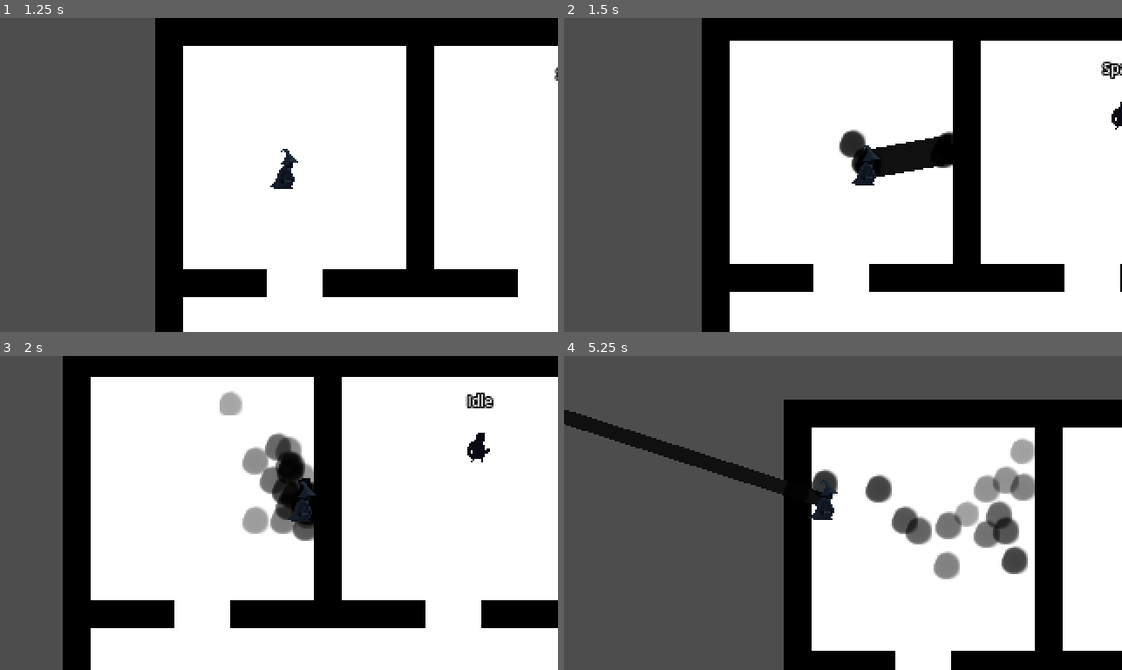
Above: before the commit, frames 1-4 (two rows, left to right).
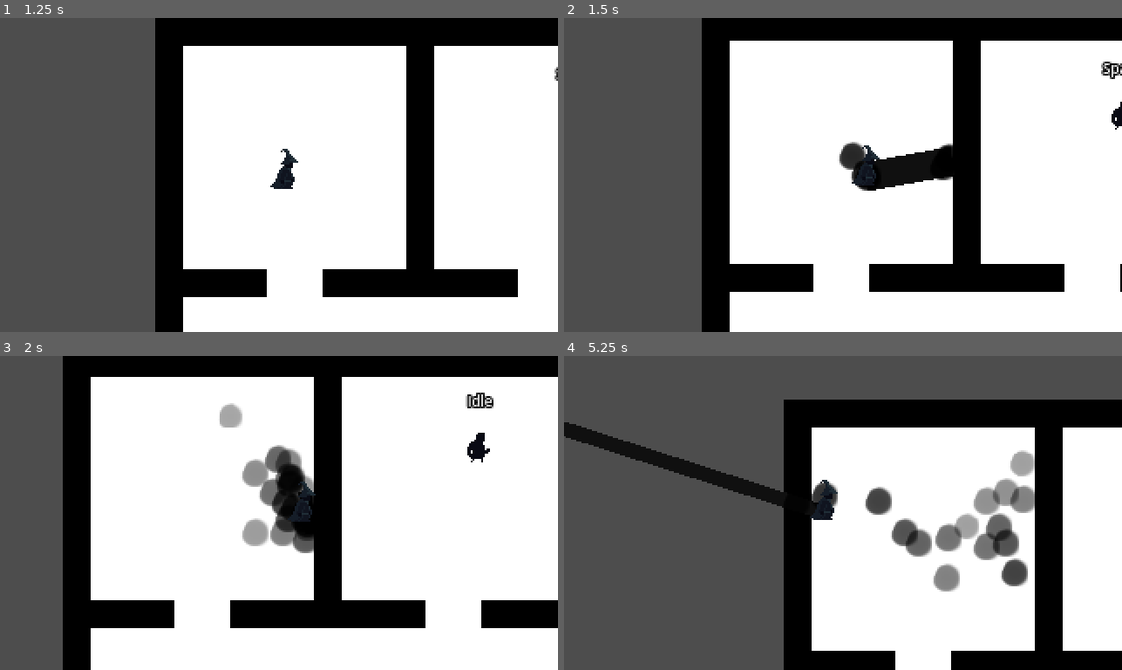
Above: after the commit, the same moments.

Repository: vyxul/Shadow-Eclipse
Game: Godot game, scene res://GameFiles/Scenes/Menu/StartScreen.tscn
The game is run twice, just before and just after one commit, with the same random seed, the same clock (stepped at 60 frames per second) and the same inputs.
Inputs (mouse positions are in pixels of both pictures, inside the frame that each line leads up to):
- Up to frame 1 (1.25 s): click (239, 266) at 0.5 s
- Up to frame 2 (1.5 s): move the mouse to (965, 159) at 1.27 s; hold D (right) from 1.28 s (still down); tap R (r) at 1.35 s
- Up to frame 3 (2 s): keep holding D (right)
- Up to frame 4 (5.25 s): move the mouse to (731, 528) at 2.02 s; release D (right) at 2.03 s; hold S (down) 2.03-2.78 s; click (731, 528) at 2.1 s; tap R (r) at 2.3, 2.85, 3.8, 4.55, 5.1 s; move the mouse to (898, 443) at 2.77 s; hold D (right) 2.78-3.53 s; move the mouse to (815, 575) at 3.52 s; hold W (up) 3.53-4.28 s; right-click (815, 575) at 3.6 s; move the mouse to (1010, 560) at 4.27 s; hold Shift (shift) 4.28-5.03 s; hold A (left) from 4.28 s (still down); move the mouse to (675, 465) at 5.02 s

Frame 1 is identical in both runs. In frame 2, 1.6% of the frame differs, in the area x 49-70%, y 35-55%; in frame 3, 2.9%; in frame 4, 8.3%, in the area x 0-85%, y 17-75%.

Commit message:
Added follow state for recruited enemies

Diff:
--- a/GameFiles/Game Objects/Characters/NPC/bandit.tscn
+++ b/GameFiles/Game Objects/Characters/NPC/bandit.tscn
@@ -12,6 +12,7 @@
 [ext_resource type="Texture2D" uid="uid://dopmhlwnubn3n" path="res://GameFiles/Assets/Art/Enemies/art_sprite_sheet.png" id="10_byu28"]
 [ext_resource type="Script" path="res://GameFiles/Scenes/States/SpawnState.gd" id="10_ob4bv"]
 [ext_resource type="Script" path="res://GameFiles/Scenes/States/EnemyCombat.gd" id="11_13o03"]
+[ext_resource type="Script" path="res://GameFiles/Scenes/States/FollowState.gd" id="12_x8bcf"]
 
 [sub_resource type="Animation" id="Animation_cjgvt"]
 length = 0.001
@@ -94,11 +95,12 @@
 position = Vector2(-1, 2)
 tracked_enemies_range = 110.0
 
-[node name="StateMachine" parent="." node_paths=PackedStringArray("this_entity", "initial_state", "hurtbox_component", "health_component", "search_radius", "state_label") instance=ExtResource("5_ibxij")]
+[node name="StateMachine" parent="." node_paths=PackedStringArray("this_entity", "initial_state", "hurtbox_component", "health_component", "conversion_component", "search_radius", "state_label") instance=ExtResource("5_ibxij")]
 this_entity = NodePath("..")
 initial_state = NodePath("SpawnState")
 hurtbox_component = NodePath("../HurtboxComponent")
 health_component = NodePath("../HealthComponent")
+conversion_component = NodePath("../ConversionComponent")
 search_radius = NodePath("../SearchRadius")
 state_label = NodePath("../StateLabel")
 
@@ -117,6 +119,9 @@
 
 [node name="SpawnState" type="Node" parent="StateMachine"]
 script = ExtResource("10_ob4bv")
+
+[node name="FollowState" type="Node" parent="StateMachine"]
+script = ExtResource("12_x8bcf")
 
 [node name="NavigationAgent2D" type="NavigationAgent2D" parent="."]
 path_desired_distance = 15.0
--- a/GameFiles/Game Objects/Characters/Player/player.gd
+++ b/GameFiles/Game Objects/Characters/Player/player.gd
@@ -1,6 +1,7 @@
 extends CharacterBody2D
 class_name Player
 
+@export var faction: GameData.Factions = GameData.Factions.SHADOW
 @export var player_speed: float = 500
 @export var run_speed_multiplier: float = 1.5
 
@@ -9,7 +10,16 @@
 @onready var player_melee_controller = $PlayerMeleeController
 @onready var player_ranged_controller = $PlayerRangedController
 
-@export var faction: GameData.Factions
+# another way i could spread out summons is:
+# 360 degrees / number of followers, create a point at each multiple
+# helps with even spreading
+var followers: Dictionary = {}
+
+
+func _ready():
+	for child in $FollowerMarkers.get_children():
+		followers[child] = null
+
 
 func _physics_process(delta):
 	move(delta)
@@ -46,6 +56,18 @@
 	return faction
 
 
+func get_empty_follower_slot() -> Marker2D:
+	for key in followers.keys():
+		if followers[key] == null:
+			return key
+
+	return null
+
+
+func set_follower_slot(marker2d_key: Marker2D, follower: NonPlayerCharacter):
+	followers[marker2d_key] = follower
+
+
 func melee_attack():
 	player_melee_controller.attack(sprite_2d)
 
--- a/GameFiles/Game Objects/Characters/Player/player.tscn
+++ b/GameFiles/Game Objects/Characters/Player/player.tscn
@@ -31,9 +31,34 @@
 [node name="PlayerRangedController" parent="." instance=ExtResource("4_nx2hv")]
 
 [node name="PlayerRecruitController" parent="." node_paths=PackedStringArray("player") instance=ExtResource("4_ve0m4")]
-position = Vector2(0, -7)
 player = NodePath("..")
 focus_time_needed = 3.0
+
+[node name="FollowerMarkers" type="Node2D" parent="."]
+
+[node name="Marker2D" type="Marker2D" parent="FollowerMarkers"]
+position = Vector2(0, -24)
+
+[node name="Marker2D2" type="Marker2D" parent="FollowerMarkers"]
+position = Vector2(24, 0)
+
+[node name="Marker2D3" type="Marker2D" parent="FollowerMarkers"]
+position = Vector2(0, 24)
+
+[node name="Marker2D4" type="Marker2D" parent="FollowerMarkers"]
+position = Vector2(-24, 0)
+
+[node name="Marker2D5" type="Marker2D" parent="FollowerMarkers"]
+position = Vector2(16, -16)
+
+[node name="Marker2D6" type="Marker2D" parent="FollowerMarkers"]
+position = Vector2(16, 16)
+
+[node name="Marker2D7" type="Marker2D" parent="FollowerMarkers"]
+position = Vector2(-16, 16)
+
+[node name="Marker2D8" type="Marker2D" parent="FollowerMarkers"]
+position = Vector2(-16, -16)
 
 [node name="Sprite2D" type="Sprite2D" parent="."]
 y_sort_enabled = true
--- a/GameFiles/Game Objects/Characters/Player/player_recruit_laser.gd
+++ b/GameFiles/Game Objects/Characters/Player/player_recruit_laser.gd
@@ -58,7 +58,7 @@
 
 			if current_focus_time >= focus_time_needed:
 				current_focus_time = 0
-				print_debug("Focused on the same target for the focus time needed")
+				#print_debug("Focused on the same target for the focus time needed")
 				# Add code here to refer to the targets conversion component
 				# and reduce their gauge after making that conversion component
 				var target_conversion_component = focus_target.get_conversion_component() as ConversionComponent
--- a/GameFiles/Game Objects/Components/conversion_component.gd
+++ b/GameFiles/Game Objects/Components/conversion_component.gd
@@ -3,15 +3,22 @@
 
 signal conversion_hp_depleted
 signal conversion_hp_lost
+signal no_follow_slot_available(entity: NonPlayerCharacter)
+signal new_follower_added(entity: NonPlayerCharacter)
 
 @export var max_conversion_hp: int = 1
 @export var current_conversion_hp: int = 1
 @export var start_at_max_conversion_hp: bool = true
 
+var this_entity: NonPlayerCharacter
+var player: Player
+var follow_marker: Marker2D
 
 func _ready():
 	if start_at_max_conversion_hp:
 		current_conversion_hp = max_conversion_hp
+
+	this_entity = get_parent()
 
 
 func check_conversion_hp_in_range():
@@ -19,6 +26,15 @@
 
 	if current_conversion_hp == 0:
 		conversion_hp_depleted.emit()
+		player = get_tree().get_first_node_in_group("player") as Player
+		follow_marker = player.get_empty_follower_slot()
+
+		if !follow_marker:
+			no_follow_slot_available.emit(this_entity)
+
+		else:
+			player.set_follower_slot(follow_marker, this_entity)
+			new_follower_added.emit(this_entity)
 
 
 func conversion_damage(convert_dmg: int):
--- a/GameFiles/Scenes/States/EnemyCombat.gd
+++ b/GameFiles/Scenes/States/EnemyCombat.gd
@@ -8,27 +8,30 @@
 var this_search_radius: SearchRadius
 var this_navigation_agent: NavigationAgent2D
 var this_navigation_timer: Timer
-var in_attack_range: bool = false
+
+var in_combat: bool = false
 
 func enter():
 	# for now using player as focus target
 	# later can search through search_radius array for closest enemy faction entity
 	this_entity = get_parent().get_this_entity() as NonPlayerCharacter
-	this_navigation_agent = this_entity.get_navigation_agent()
-	this_navigation_timer = this_entity.get_navigation_timer()
-	this_search_radius = get_parent().get_search_radius()
-	focus_target = this_search_radius.get_closest_tracked_enemy()
+	this_navigation_agent = this_entity.get_navigation_agent() as NavigationAgent2D
+	this_navigation_timer = this_entity.get_navigation_timer() as Timer
+	this_search_radius = get_parent().get_search_radius() as SearchRadius
+	focus_target = this_search_radius.get_closest_tracked_enemy() as CharacterBody2D
 
 	get_parent().get_state_label().text = "Combat"
 	get_parent().get_search_radius().not_tracking_enemy.connect(on_not_tracking_enemy)
 	this_navigation_timer.timeout.connect(on_navigation_timer_timeout)
 
+	in_combat = true
 	this_navigation_timer.start()
 
 
 func exit():
+	this_navigation_timer.stop()
 	focus_target = null
-	this_navigation_timer.stop()
+	in_combat = false
 
 
 func update(delta):
@@ -53,4 +56,7 @@
 
 
 func on_navigation_timer_timeout():
+	if !in_combat:
+		return
+
 	make_path()
--- /dev/null
+++ b/GameFiles/Scenes/States/FollowState.gd
@@ -0,0 +1,51 @@
+extends State
+class_name FollowState
+
+@export var move_speed: float = 50
+
+var this_entity: NonPlayerCharacter
+var this_conversion_component: ConversionComponent
+var follow_marker: Marker2D
+var player: Player
+var this_navigation_agent: NavigationAgent2D
+var this_navigation_timer: Timer
+
+var is_following: bool = false
+
+func enter():
+	this_entity = get_parent().get_this_entity()
+	this_conversion_component = get_parent().get_conversion_component() as ConversionComponent
+	follow_marker = this_conversion_component.follow_marker as Marker2D
+	player = this_conversion_component.player as Player
+
+	this_navigation_agent = this_entity.get_navigation_agent() as NavigationAgent2D
+	this_navigation_timer = this_entity.get_navigation_timer() as Timer
+
+	get_parent().get_state_label().text = "Follow"
+	this_navigation_timer.timeout.connect(on_navigation_timer_timeout)
+
+	is_following = true
+	this_navigation_timer.start()
+
+
+func exit():
+	is_following = false
+
+
+func physics_update(delta):
+	#var move_direction = focus_target.global_position - this_entity.global_position
+	#this_entity.velocity = move_direction.normalized() * move_speed
+
+	var move_direction = this_entity.to_local(this_navigation_agent.get_next_path_position()).normalized()
+	this_entity.velocity = move_direction * move_speed
+
+
+func make_path() -> void:
+	this_navigation_agent.target_position = follow_marker.global_position
+
+
+func on_navigation_timer_timeout():
+	if !is_following:
+		return
+
+	make_path()
--- a/GameFiles/Scenes/States/SpawnState.gd
+++ b/GameFiles/Scenes/States/SpawnState.gd
@@ -20,5 +20,5 @@
 
 func on_animation_finished(animation):
 	if animation == "spawn":
-		print_debug("finished spawn animation")
+		#print_debug("finished spawn animation")
 		transitioned.emit(self, "enemyidle")
--- a/GameFiles/Scenes/States/state_machine.gd
+++ b/GameFiles/Scenes/States/state_machine.gd
@@ -4,6 +4,7 @@
 @export var initial_state: State
 @export var hurtbox_component: HurtboxComponent
 @export var health_component: HealthComponent
+@export var conversion_component: ConversionComponent
 @export var search_radius: SearchRadius
 @export var state_label: Label
 
@@ -21,6 +22,10 @@
 
 func get_health_component() -> HealthComponent:
 	return health_component
+
+
+func get_conversion_component() -> ConversionComponent:
+	return conversion_component
 
 
 func get_search_radius() -> SearchRadius:
@@ -43,6 +48,7 @@
 
 	hurtbox_component.hurt.connect(on_hurt)
 	health_component.health_depleted.connect(on_health_depleted)
+	conversion_component.new_follower_added.connect(on_new_follower_added)
 
 
 func _process(delta):
@@ -86,3 +92,13 @@
 	var new_state = states.get("enemydeath")
 	new_state.enter()
 	current_state = new_state
+
+
+func on_new_follower_added(entity: NonPlayerCharacter):
+	print_debug("Follow stated not yet implemented")
+	if current_state:
+		current_state.exit()
+
+	var new_state = states.get("followstate")
+	new_state.enter()
+	current_state = new_state
Not shown: 1 places in GameFiles/Game Objects/Characters/NPC/bandit.tscn that only renumber resources
